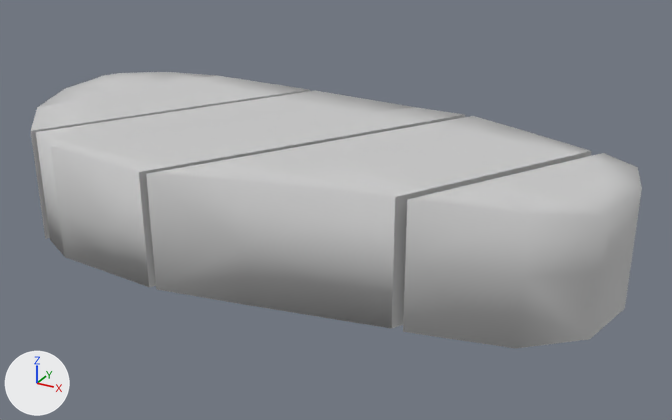
Renders of the FBX model Assets/Resource/Global/Model/食物/鮭魚/鮭魚_2.fbx from each side of a commit.
Both versions are drawn from a 50 mm lens placed at (0.1391, -0.2336, 0.1124), pointed at (0.0092, 0.0026, -0.0057). The axes (+X, +Y, +Z) are drawn at lower left. The lights are the same throughout. Where no turn or scale is listed for an object, it has been applied to the vertices. Vertices at the same position are counted once.
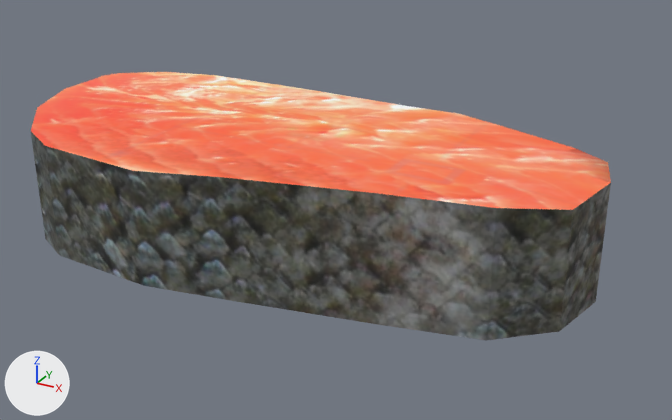
The newer file is also turned or shifted as a whole; pictures and numbers use the older file's frame.

What differs and where, as boxes [x1, y1, x2, y2] in the pictures (672 x 420 px):
'Fish3', deleted
    before: [146, 116, 591, 329]
'Fish4', deleted
    before: [403, 153, 642, 348]
'04_03', added
    after: [133, 147, 414, 257]
'05_03', added
    after: [377, 174, 573, 272]
'Object011', surface changed, reshaped (grey to red)
    before: [51, 130, 277, 238]
    after: [31, 114, 270, 227]
'04_06', added
    after: [138, 227, 377, 324]
'05_06', added
    after: [376, 257, 566, 341]
'04_02', added (orange)
    after: [272, 129, 518, 185]
'03_06', added
    after: [38, 184, 144, 286]
'05_02', added
    after: [462, 161, 611, 269]
'03_02', added (orange)
    after: [149, 102, 369, 147]
'Object014', deleted
    before: [59, 210, 156, 287]
'04_01', added (orange)
    after: [371, 114, 574, 161]
'03_01', added (beige)
    after: [226, 90, 458, 129]
'Object003', surface changed (grey to red)
    both: [31, 89, 195, 190]
'Object013', deleted
    before: [36, 115, 208, 210]
'Object002', surface changed (grey to beige)
    both: [139, 75, 310, 108]
'Object010', deleted
    before: [212, 119, 376, 151]
'Object009', deleted
    before: [232, 90, 414, 118]
'Object012', deleted
    before: [153, 103, 313, 130]
'05_05', added
    after: [560, 240, 604, 331]
'Object008', deleted
    before: [313, 107, 465, 133]
'05_01', added (orange)
    after: [522, 148, 611, 183]
'Object004', surface changed (grey to red)
    both: [39, 76, 138, 107]
'Object001', surface changed (grey to beige)
    both: [104, 72, 217, 89]
'Object015', deleted
    before: [44, 195, 65, 257]
'Object007', surface changed
    both: [39, 189, 50, 239]

The change, as a list of edits to the scene's bpy script:
```text
Change mat_01___default:
    remove mat_01___default.base_color = (0.588, 0.588, 0.588)  # light grey #cacaca
    add mat_01___default.texture = img_鮭魚_png  # with its transparency
Change me_mesh_014:
    remove me_mesh_014.from_pydata(...)  # 18 vertices, 11 faces; spans x -0.0587..0.001, y -0.0484..-0.0096, z -0.0023..0.0185
    add me_mesh_014.from_pydata(...)  # 22 vertices, 21 faces; spans x -0.0742..-0.0011, y -0.0484..-0.0051, z 0.0008..0.0185
    me_mesh_014 part 1: the whole mesh is rebuilt
Remove ob_object008:
    ob_object008 = bpy.data.objects.new('Object008', me_mesh_011)
Remove ob_object010:
    ob_object010 = bpy.data.objects.new('Object010', me_mesh_013)
Remove ob_object012:
    ob_object012 = bpy.data.objects.new('Object012', me_mesh_015)
Remove ob_fish3:
    ob_fish3 = bpy.data.objects.new('Fish3', me_mesh_002)
Remove ob_object013:
    ob_object013 = bpy.data.objects.new('Object013', me_mesh_016)
Remove ob_fish4:
    ob_fish4 = bpy.data.objects.new('Fish4', me_mesh_003)
Remove ob_object009:
    ob_object009 = bpy.data.objects.new('Object009', me_mesh_012)
Remove ob_object015:
    ob_object015 = bpy.data.objects.new('Object015', me_mesh_018)
Remove ob_object014:
    ob_object014 = bpy.data.objects.new('Object014', me_mesh_017)
Add ob_03_01:
    ob_03_01 = bpy.data.objects.new('03_01', me_mesh_011_1)  # 18 vertices, 16 faces; spans x -0.0389..0.0389, y 0.0134..0.0484, z 0.0008..0.0192; in mat_01___default (picture img_鮭魚_png)
    ob_03_01.location = (-0.0048, 0.0, 0.0)
Add ob_04_06:
    ob_04_06 = bpy.data.objects.new('04_06', me_mesh_002_1)  # 18 vertices, 18 faces; spans x -0.0226..0.0521, y -0.0484..-0.0145, z -0.0195..0.0011; in mat_01___default (picture img_鮭魚_png)
    ob_04_06.location = (-0.0048, 0.0, 0.0)
Add ob_03_06:
    ob_03_06 = bpy.data.objects.new('03_06', me_mesh_001_1)  # 22 vertices, 21 faces; spans x -0.072..0.0009, y -0.0484..-0.0055, z -0.0185..0.0009; in mat_01___default (picture img_鮭魚_png)
    ob_03_06.location = (-0.0048, 0.0, 0.0)
Add ob_04_01:
    ob_04_01 = bpy.data.objects.new('04_01', me_mesh_017_1)  # 18 vertices, 16 faces; spans x 0.0202..0.0808, y 0.0087..0.0405, z 0.001..0.0192; in mat_01___default (picture img_鮭魚_png)
    ob_04_01.location = (-0.0048, 0.0, 0.0)
Add ob_05_06:
    ob_05_06 = bpy.data.objects.new('05_06', me_mesh_021_1)  # 12 vertices, 12 faces; spans x 0.0462..0.0922, y -0.0332..-0.0095, z -0.0195..0.0012; in mat_01___default (picture img_鮭魚_png)
    ob_05_06.location = (-0.0048, 0.0, 0.0)
Add ob_03_02:
    ob_03_02 = bpy.data.objects.new('03_02', me_mesh_015_1)  # 18 vertices, 16 faces; spans x -0.0532..0.0202, y -0.0145..0.0192, z 0.0008..0.0189; in mat_01___default (picture img_鮭魚_png)
    ob_03_02.location = (-0.0048, 0.0, 0.0)
Add ob_04_03:
    ob_04_03 = bpy.data.objects.new('04_03', me_mesh_016_1)  # 18 vertices, 18 faces; spans x -0.0226..0.0521, y -0.0484..-0.0143, z 0.001..0.0195; in mat_01___default (picture img_鮭魚_png)
    ob_04_03.location = (-0.0048, 0.0, 0.0)
Add ob_05_01:
    ob_05_01 = bpy.data.objects.new('05_01', me_mesh_003_1)  # 12 vertices, 12 faces; spans x 0.0702..0.0964, y 0.0063..0.0273, z 0.0011..0.019; in mat_01___default (picture img_鮭魚_png)
    ob_05_01.location = (-0.0048, 0.0, 0.0)
Add ob_05_05:
    ob_05_05 = bpy.data.objects.new('05_05', me_mesh_025)  # 12 vertices, 10 faces; spans x 0.0598..0.0964, y -0.0154..0.0088, z -0.0192..0.0012; in mat_01___default (picture img_鮭魚_png)
    ob_05_05.location = (-0.0048, 0.0, 0.0)
Add ob_05_02:
    ob_05_02 = bpy.data.objects.new('05_02', me_mesh_023)  # 12 vertices, 10 faces; spans x 0.0597..0.0964, y -0.0154..0.0087, z 0.0011..0.0192; in mat_01___default (picture img_鮭魚_png)
    ob_05_02.location = (-0.0048, 0.0, 0.0)
Add ob_04_02:
    ob_04_02 = bpy.data.objects.new('04_02', me_mesh_018_1)  # 18 vertices, 16 faces; spans x 0.0009..0.0702, y -0.023..0.0135, z 0.001..0.0194; in mat_01___default (picture img_鮭魚_png)
    ob_04_02.location = (-0.0048, 0.0, 0.0)
Add ob_05_03:
    ob_05_03 = bpy.data.objects.new('05_03', me_mesh_022)  # 12 vertices, 12 faces; spans x 0.0462..0.0922, y -0.0332..-0.0095, z 0.0011..0.0195; in mat_01___default (picture img_鮭魚_png)
    ob_05_03.location = (-0.0048, 0.0, 0.0)
```
